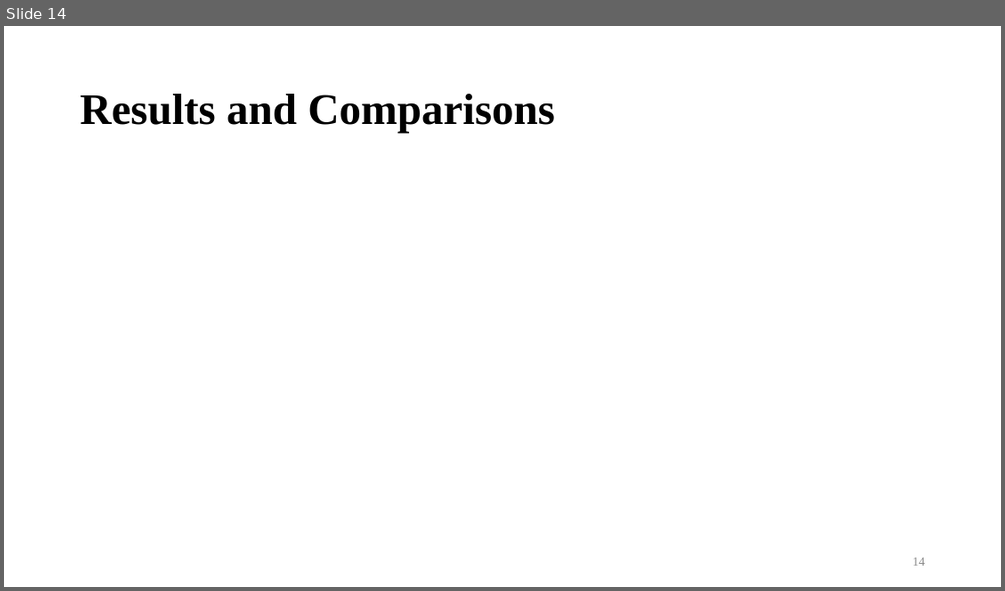
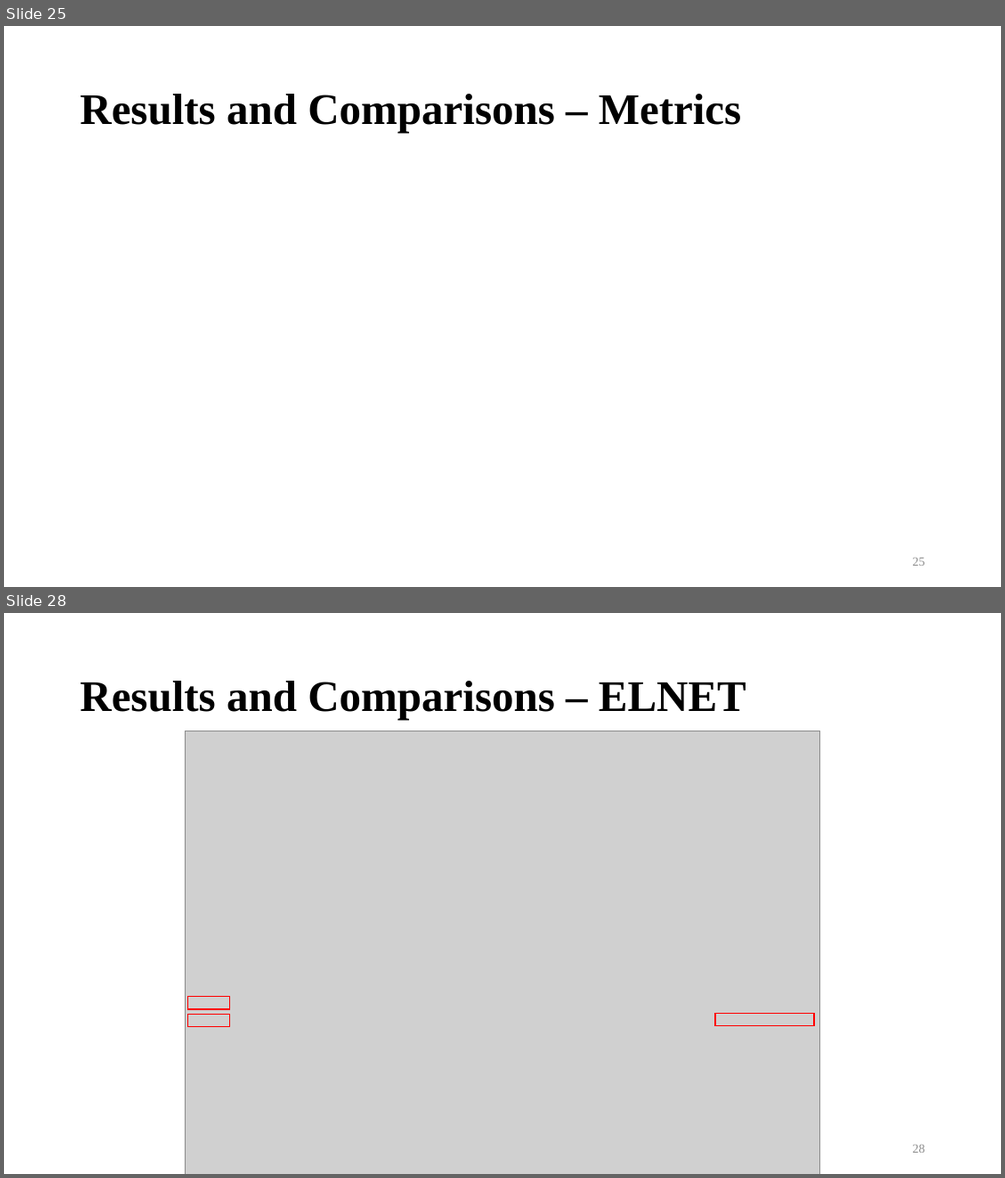
Before and after one commit to bernie6401/NTU_ML, a slide deck: Final Project/Final Paper/HO-Machine learning workflows.pptx. Shown one above the other, each under a label of ours: slide 14 before the commit, slides 25 and 28 after it; the slides between them are not shown. The pictures are 1005x591 and 1005x1178 pixels, drawn with LibreOffice and Linux fonts; fonts in the diff are those of the drawing; grey boxes stand for pictures; background and template pictures are left out. Boxes give left, top, right and bottom in pixels: in the first picture for what was removed or moved away, otherwise in the second. Text is boxed around its words. In the diff, an @@ line names an element or a change of style, - is before the commit and + after.

```diff
--- a/Final Project/Final Paper/HO-Machine learning workflows.pptx
+++ b/Final Project/Final Paper/HO-Machine learning workflows.pptx
@@ slide 28 added at bbox=[4, 613, 1001, 1174], background #FFFFFF @@
@@ title added at bbox=[80, 681, 746, 720], 42 pt, text #000000, bold @@
+Results and Comparisons – ELNET
@@ picture added at bbox=[185, 731, 821, 1174] @@
@@ rectangle added at bbox=[188, 997, 229, 1009], outline #FF0000 1 pt @@
@@ rectangle added at bbox=[188, 1013, 229, 1027], outline #FF0000 1 pt @@
@@ rectangle added at bbox=[715, 1013, 814, 1026], outline #FF0000 1 pt @@
@@ page number added at bbox=[913, 1144, 925, 1152], 12 pt, text #8C8C8C @@
+28
@@ what was slide 14 is now slide 25 @@
@@ slide 25 changed as well @@
@@ title at bbox=[80, 94, 741, 133]: text changed @@
-Results and Comparisons
+Results and Comparisons – Metrics
@@ page number at bbox=[913, 557, 925, 565]: text changed @@
-14
+25
```
Also in this commit, not shown: 10 other slides changed, 15 other slides added, 1 other file.
